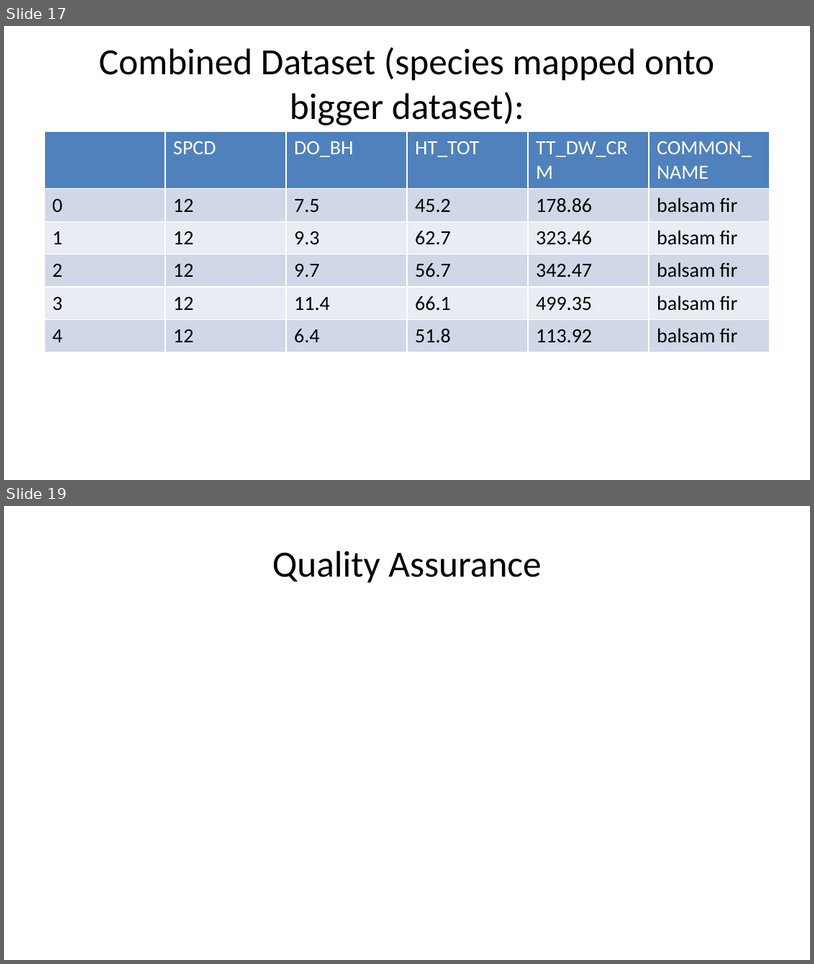
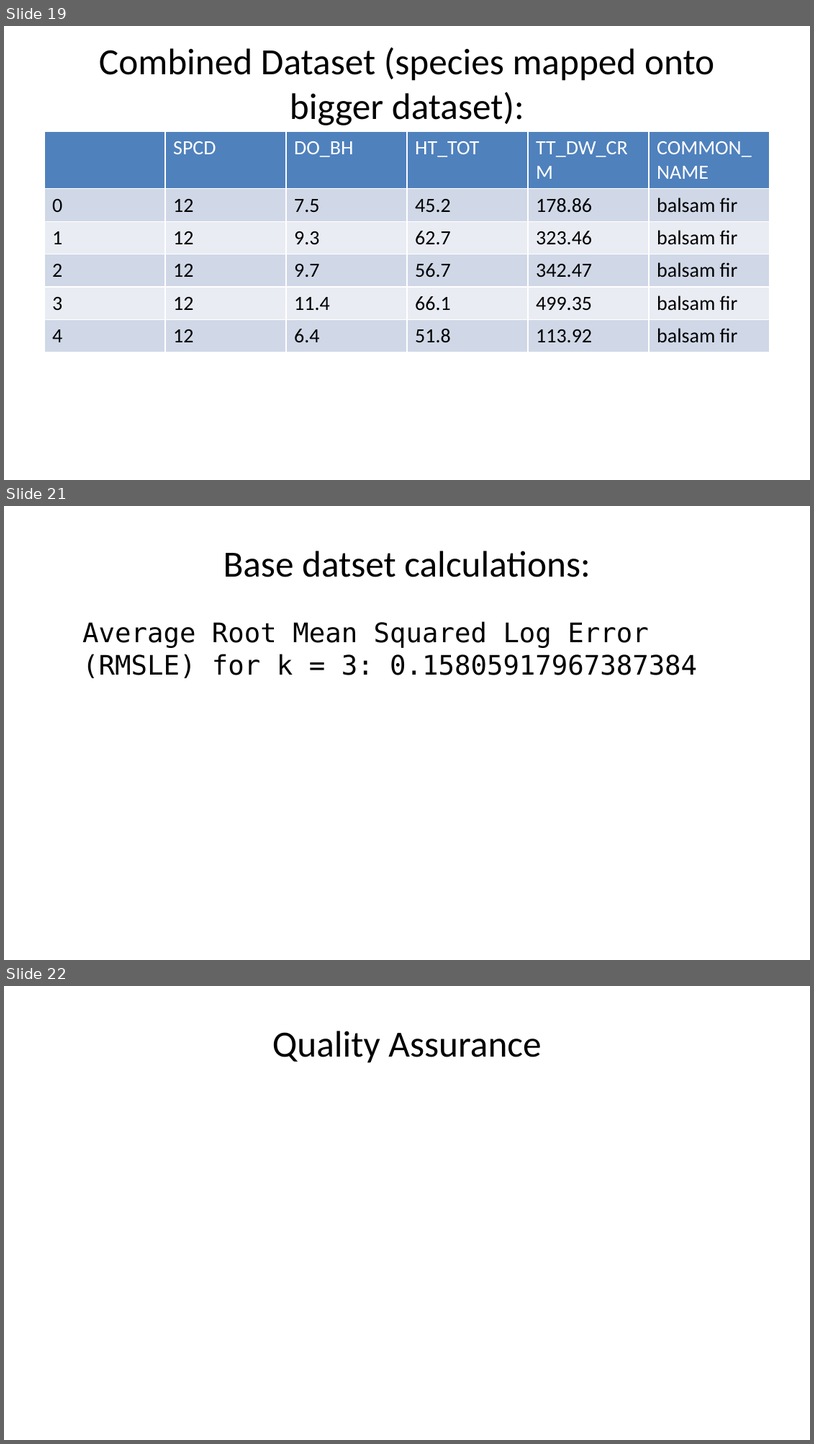
Before and after one commit to deancallahan25/Redwood-Analytics-Portfolio, a slide deck: Project-3/presentation.pptx. Shown one above the other, each under a label of ours: slides 17 and 19 before the commit, slides 19, 21 and 22 after it; the slides between them are not shown. The pictures are 814x964 and 814x1444 pixels, drawn with LibreOffice and Linux fonts; fonts in the diff are those of the drawing. Boxes give left, top, right and bottom in pixels: in the first picture for what was removed or moved away, otherwise in the second. Text is boxed around its words. In the diff, an @@ line names an element or a change of style, - is before the commit and + after.

```diff
--- a/Project-3/presentation.pptx
+++ b/Project-3/presentation.pptx
@@ slide 21 added at box(4, 506, 810, 960), background #FFFFFF @@
@@ title added at box(224, 551, 590, 577), 33 pt, text #000000 @@
+Base datset calculations:
@@ text added at box(82, 621, 697, 678), 24 pt, text #000000 @@
+Average Root Mean Squared Log Error (RMSLE) for k = 3: 0.15805917967387384
@@ what was slide 17 is now slide 19 @@
@@ what was slide 19 is now slide 22 @@
```
Also in this commit, not shown: 3 slides changed, 3 other slides added, 1 slide removed.
